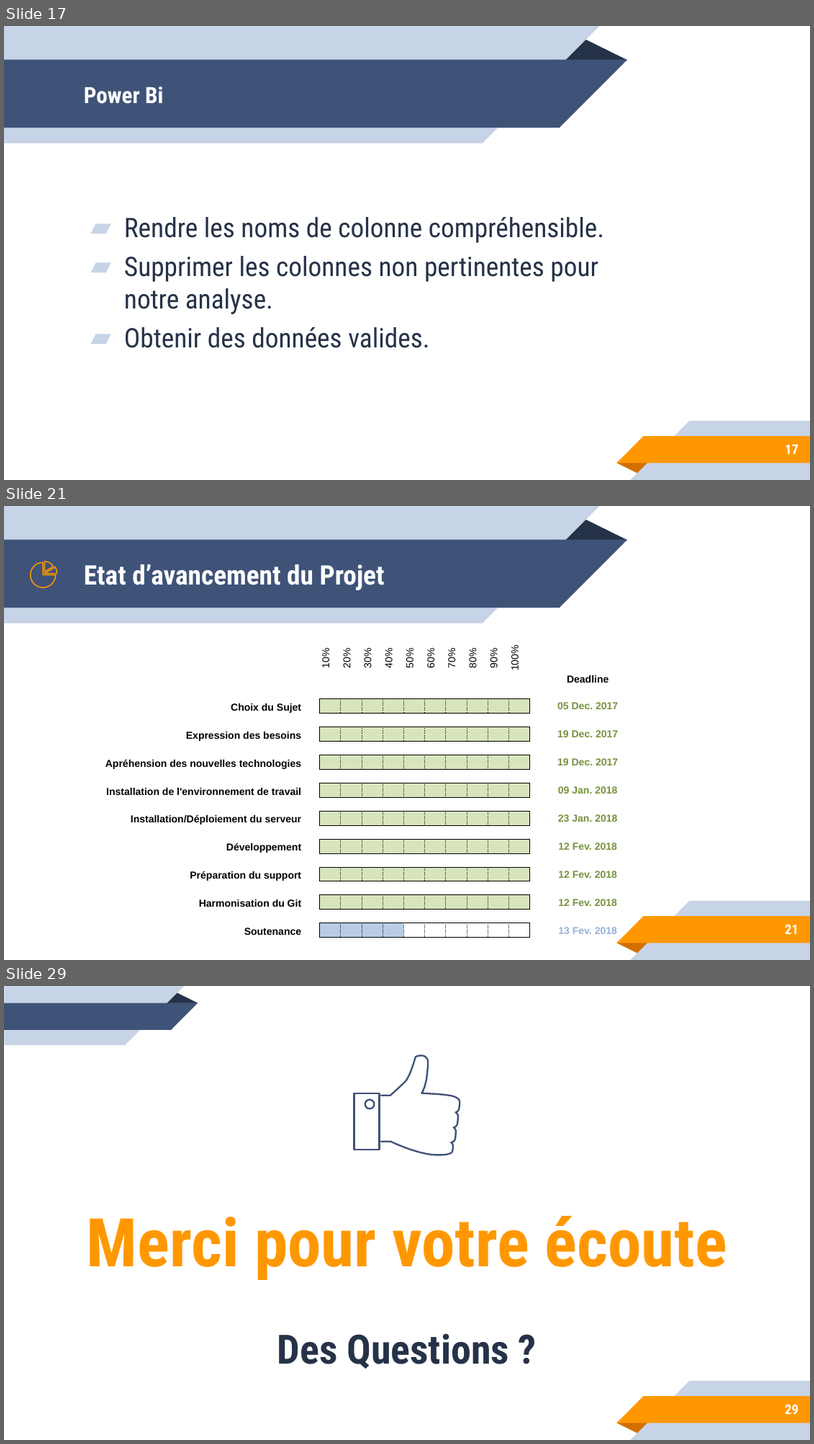
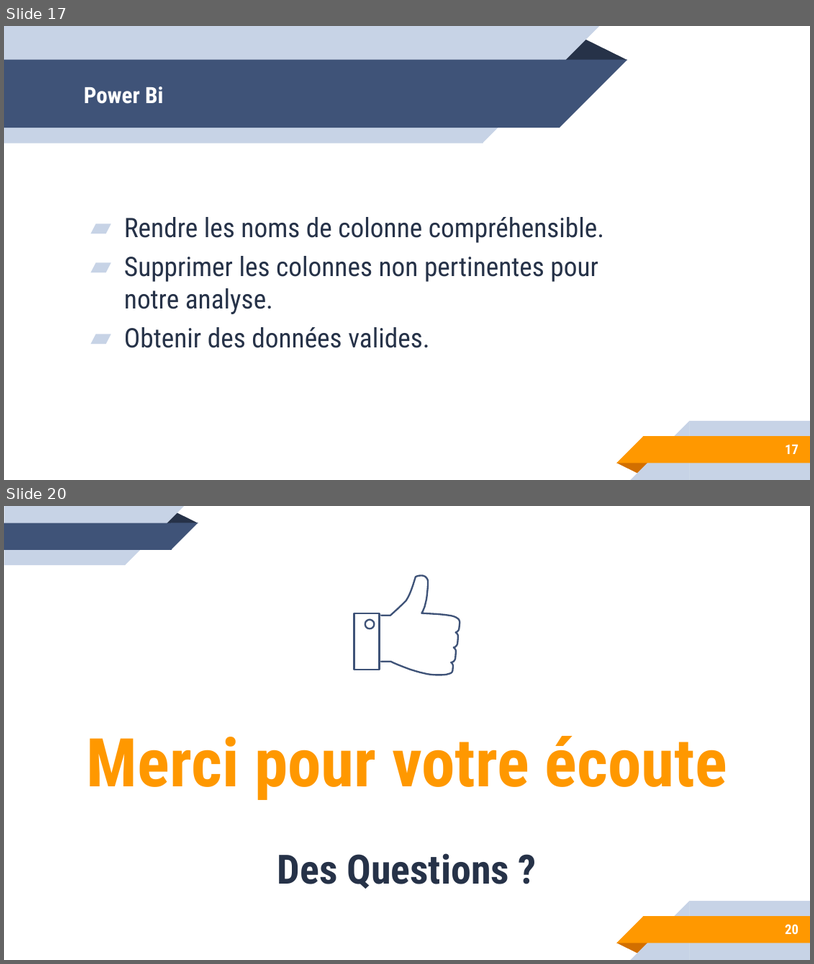
Before and after one commit to gtandu/testBi, a slide deck: doc/Soutenance EDD.pptx. Shown one above the other, each under a label of ours: slides 17, 21 and 29 before the commit, slides 17 and 20 after it; the slides between them are not shown. The pictures are 814x1444 and 814x964 pixels, drawn with LibreOffice and Linux fonts; fonts in the diff are those of the drawing. Boxes give left, top, right and bottom in pixels: in the first picture for what was removed or moved away, otherwise in the second. Text is boxed around its words. In the diff, an @@ line names an element or a change of style, - is before the commit and + after.

```diff
--- a/doc/Soutenance EDD.pptx
+++ b/doc/Soutenance EDD.pptx
@@ slide 21 removed at box(4, 506, 810, 960), background #FFFFFF; not listed: 10 template elements that a slide beside it also shows @@
@@ freeform shape removed at box(31, 562, 56, 587) @@
@@ freeform shape removed at box(44, 561, 53, 572) @@
@@ freeform shape removed at box(44, 567, 57, 574) @@
@@ title removed at box(84, 564, 385, 590) @@
-Etat d’avancement du Projet
@@ table removed at box(69, 631, 628, 937), 21 rows, 14 columns @@
- |  | 10% | 20% | 30% | 40% | 50% | 60% | 70% | 80% | 90% | 100% |  | Deadline
- |  |  |  |  |  |  |  |  |  |  |  |  | 
- |  |  |  |  |  |  |  |  |  |  |  |  | 
- |  |  |  |  |  |  |  |  |  |  |  |  | 
-Choix du Sujet |  |  |  |  |  |  |  |  |  |  |  |  | 05 Dec. 2017
- |  |  |  |  |  |  |  |  |  |  |  |  | 
-Expression des besoins |  |  |  |  |  |  |  |  |  |  |  |  | 19 Dec. 2017
- |  |  |  |  |  |  |  |  |  |  |  |  | 
-Apréhension des nouvelles technologies |  |  |  |  |  |  |  |  |  |  |  |  | 19 Dec. 2017
- |  |  |  |  |  |  |  |  |  |  |  |  | 
-Installation de l'environnement de travail |  |  |  |  |  |  |  |  |  |  |  |  | 09 Jan. 2018
- |  |  |  |  |  |  |  |  |  |  |  |  | 
-Installation/Déploiement du serveur |  |  |  |  |  |  |  |  |  |  |  |  | 23 Jan. 2018
- |  |  |  |  |  |  |  |  |  |  |  |  | 
-Développement |  |  |  |  |  |  |  |  |  |  |  |  | 12 Fev. 2018
- |  |  |  |  |  |  |  |  |  |  |  |  | 
-Préparation du support |  |  |  |  |  |  |  |  |  |  |  |  | 12 Fev. 2018
- |  |  |  |  |  |  |  |  |  |  |  |  | 
-Harmonisation du Git |  |  |  |  |  |  |  |  |  |  |  |  | 12 Fev. 2018
- |  |  |  |  |  |  |  |  |  |  |  |  | 
-Soutenance |  |  |  |  |  |  |  |  |  |  |  |  | 13 Fev. 2018
@@ page number removed at box(785, 924, 799, 934) @@
-21
@@ what was slide 29 is now slide 20 @@
@@ page number at box(785, 924, 799, 934): text changed @@
-29
+20
```
Also in this commit, not shown: 2 slides changed, 1 slide added, 9 other slides removed, 2 other files.
